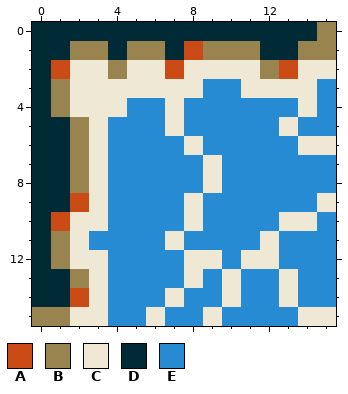
Pixel-art file, stored at ProjectMicro/Assets/Art/Tiles/Water_ES.aseprite. Above is the file before it was changed.
16x16 pixels, 1 frame.
Palette (. is transparent): A #cb4b16  B #99834f  C #eee8d5  D #002b36  E #268bd2
Pixels before, first column x 0:
 0 DDDDDDDDDDDDDDDB
 1 DDBBDBBDABBBDDBB
 2 DACCBCCACCCCBACC
 3 DBCCCCCCCEECCCCE
 4 DBCCCEECEEEEEECE
 5 DDBCEEECEEEEECEE
 6 DDBCEEEECEEEEECC
 7 DDBCEEEEECEEEEEE
 8 DDBCEEEEECEEEEEE
 9 DDACEEEECEEEEEEC
10 DACCEEEECEEEECCE
11 DBCEEEECEEEECEEE
12 DBCCEEEECCECCEEE
13 DDBCEEEECECEECEE
14 DDACEEECEECEECEE
15 BBCCEECEECEEEECC
The result:
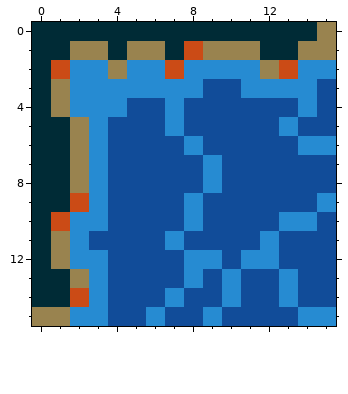
Change:
colour C: #eee8d5 -> #268bd2
colour E: #268bd2 -> #114c99
Changed places in both pictures, as pixel boxes (x1, y1, x2, y2):
changed: (70, 60, 336, 326)
